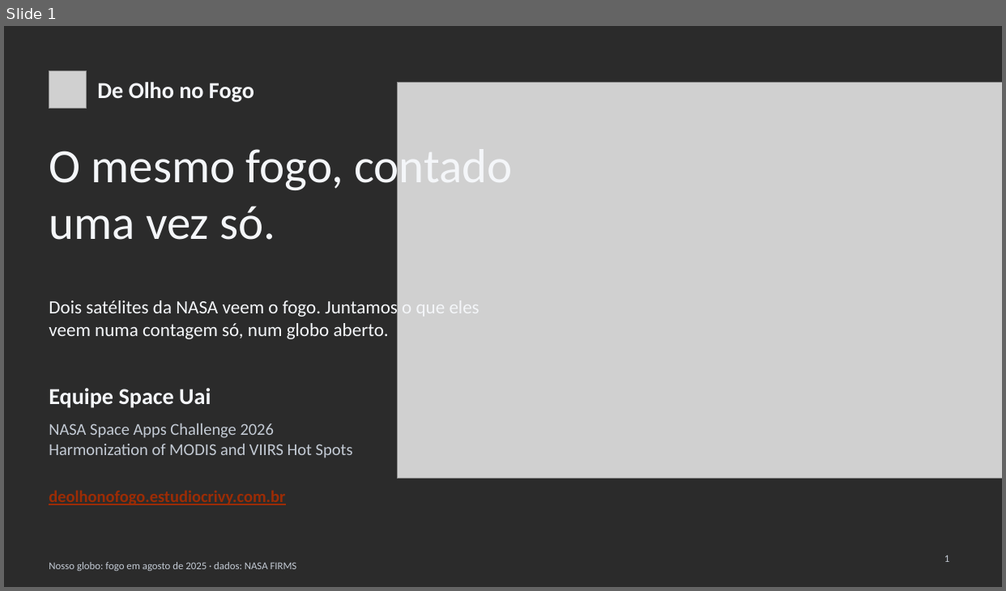
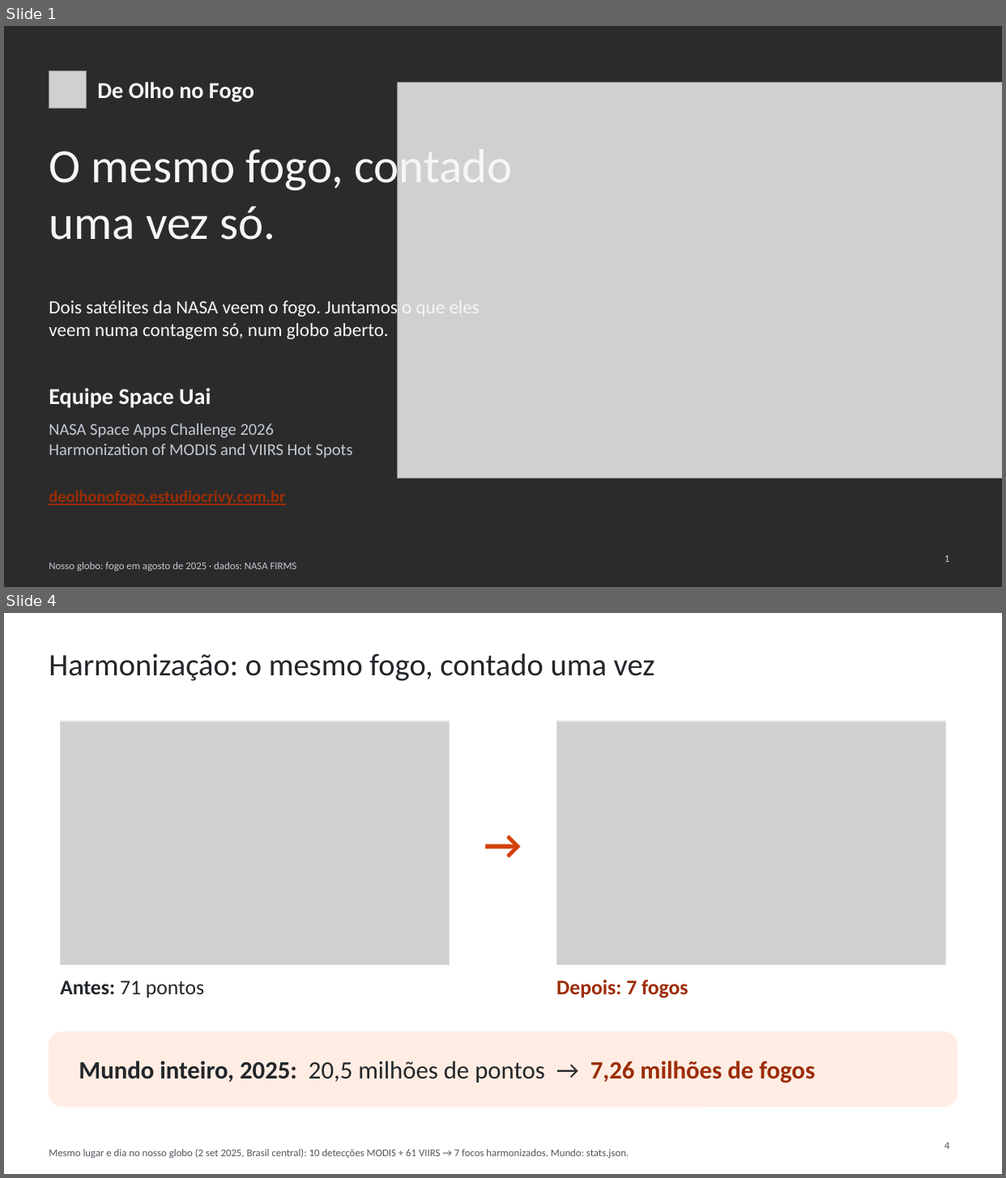
Before and after one commit to WednyFernandes/de-olho-no-fogo, a slide deck: public/apresentacao/de-olho-no-fogo-space-apps-2026-pt.pptx. Shown one above the other, each under a label of ours: slide 1 before the commit, slides 1 and 4 after it; the slides between them are not shown. The pictures are 1006x591 and 1006x1178 pixels, drawn with LibreOffice and Linux fonts; fonts in the diff are those of the drawing; grey boxes stand for pictures; background and template pictures are left out; a plain dark background stands for a picture behind light text. Boxes give left, top, right and bottom in pixels: in the first picture for what was removed or moved away, otherwise in the second. Text is boxed around its words. In the diff, an @@ line names an element or a change of style, - is before the commit and + after.

```diff
--- a/public/apresentacao/de-olho-no-fogo-space-apps-2026-pt.pptx
+++ b/public/apresentacao/de-olho-no-fogo-space-apps-2026-pt.pptx
@@ slide 4 added at box(4, 613, 1002, 1174), background #FFFFFF @@
@@ title added at box(49, 653, 655, 681), 30 pt, text #22262A @@
+Harmonização: o mesmo fogo, contado uma vez
@@ picture added at box(60, 722, 450, 965) @@
@@ rectangle added at box(60, 722, 450, 965), outline #DCE1E5 1 pt @@
@@ picture added at box(556, 722, 946, 965) @@
@@ rectangle added at box(556, 722, 946, 965), outline #DCE1E5 1 pt @@
@@ text added at box(450, 814, 556, 874), 40 pt, text #D4410B, bold @@
+→
@@ text added at box(60, 981, 204, 998), 20 pt, text #22262A @@
+Antes: 71 pontos
@@ text added at box(556, 980, 688, 999), 20 pt, text #9C2C05, bold @@
+Depois: 7 fogos
@@ rounded rectangle added at box(49, 1033, 957, 1107), fill #FFEDE3, outline #FFEDE3 0.75 pt @@
@@ text added at box(79, 1061, 815, 1084), 24 pt, text #22262A, bold @@
+Mundo inteiro, 2025: 20,5 milhões de pontos → 7,26 milhões de fogos
@@ page number added at box(944, 1143, 949, 1149), 10 pt, text #4F575E @@
+4
@@ text added at box(49, 1149, 629, 1158), 10 pt, text #4F575E @@
+Mesmo lugar e dia no nosso globo (2 set 2025, Brasil central): 10 detecções MODIS + 61 VIIRS → 7 focos harmonizados. Mundo: stats.json.
```
Also in this commit, not shown: 3 slides changed, 1 other slide added, 2 slides removed, 7 other files.
